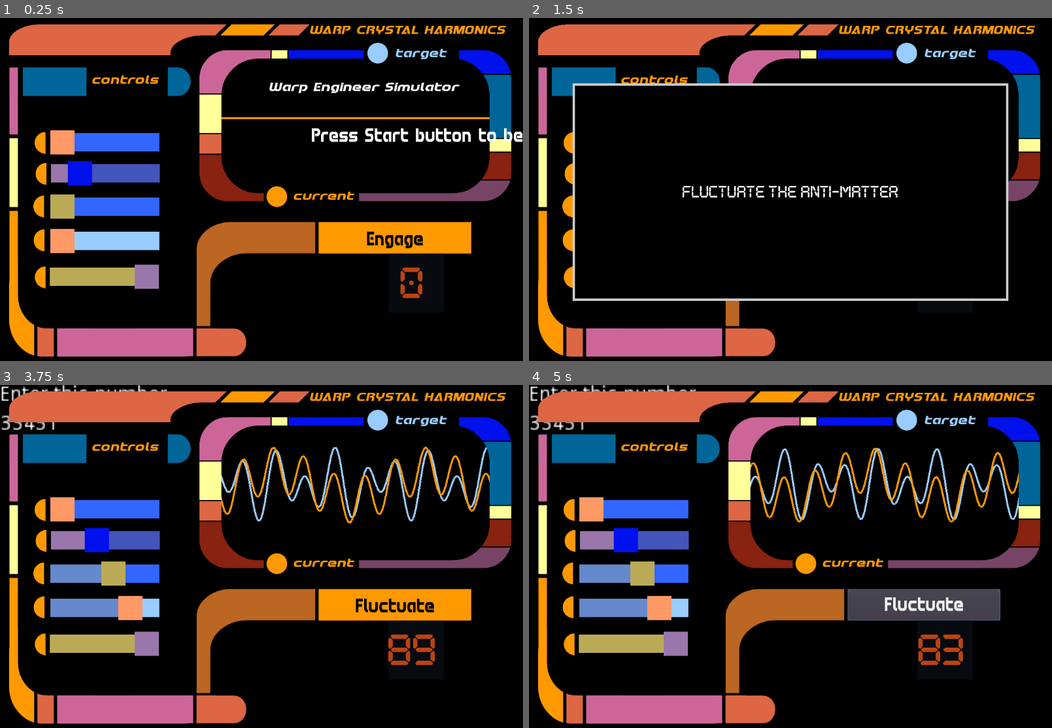
Above: before the commit, frames 1-4 (two rows, left to right).
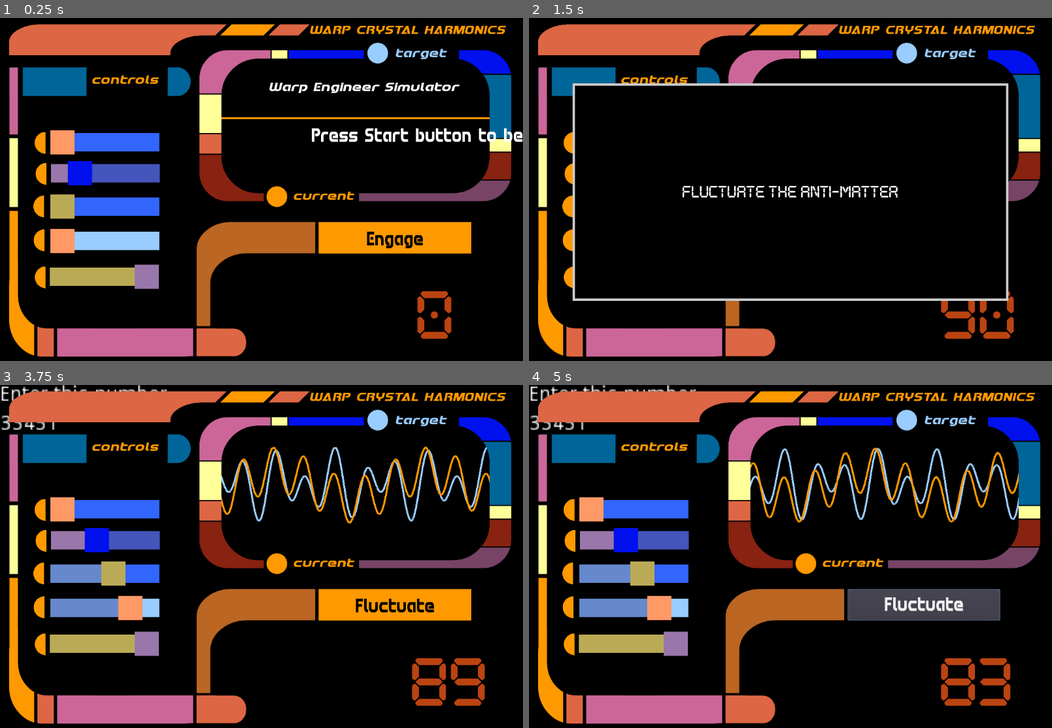
Above: after the commit, the same moments.

Repository: squiggle-at-squiggle/LDJam49
Game: Godot game, scene res://Scenes/Main.tscn
The game is run twice, just before and just after one commit, with the same random seed, the same clock (stepped at 60 frames per second) and the same inputs.
Inputs:
- Up to frame 1 (0.25 s): no input
- Up to frame 2 (1.5 s): click "Engage" at 0.5 s; tap Enter at 1.25 s
- Up to frame 3 (3.75 s): tap Space at 2, 3.5 s; tap Enter at 2.75 s
- Up to frame 4 (5 s): click "Fluctuate" at 4.25 s

The runs differ from the first frame. In frame 1, 0.7% of the frame differs, in the area x 76-87%, y 72-94%; in frame 2, 0.7%; in frame 3, 1.4%, in the area x 74-93%, y 72-94%; in frame 4, 1.3%.

Commit message:
fiddle with the timer

Diff:
--- a/Scenes/Countdown.tscn
+++ b/Scenes/Countdown.tscn
@@ -5,7 +5,7 @@
 [ext_resource path="res://Sound/sfx-warning-alarm.mp3" type="AudioStream" id=3]
 
 [sub_resource type="DynamicFont" id=1]
-size = 64
+size = 99
 font_data = ExtResource( 2 )
 
 [node name="Countdown" type="Control"]
@@ -17,6 +17,7 @@
 }
 
 [node name="ColorRect" type="ColorRect" parent="."]
+visible = false
 margin_right = 115.0
 margin_bottom = 120.0
 color = Color( 0.2, 0.333333, 0.466667, 0.133333 )
--- a/Scenes/Main.tscn
+++ b/Scenes/Main.tscn
@@ -24,10 +24,10 @@
 layer = 2
 
 [node name="Countdown" parent="." instance=ExtResource( 6 )]
-margin_left = 802.0
-margin_top = 489.0
-margin_right = 939.0
-margin_bottom = 616.0
+margin_left = 851.0
+margin_top = 524.0
+margin_right = 1021.0
+margin_bottom = 679.0
 
 [node name="EngineNoise" type="AudioStreamPlayer" parent="."]
 stream = ExtResource( 7 )
